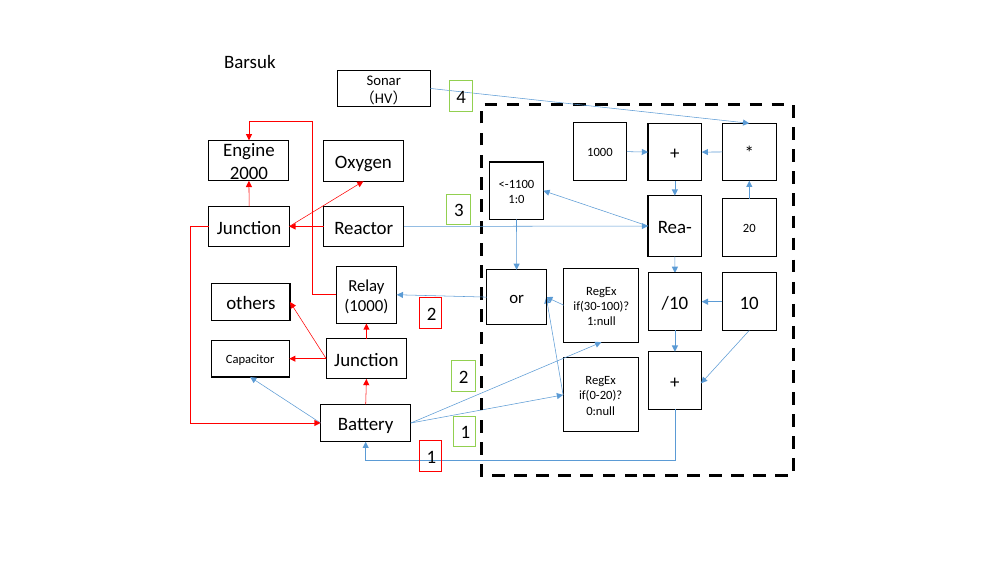
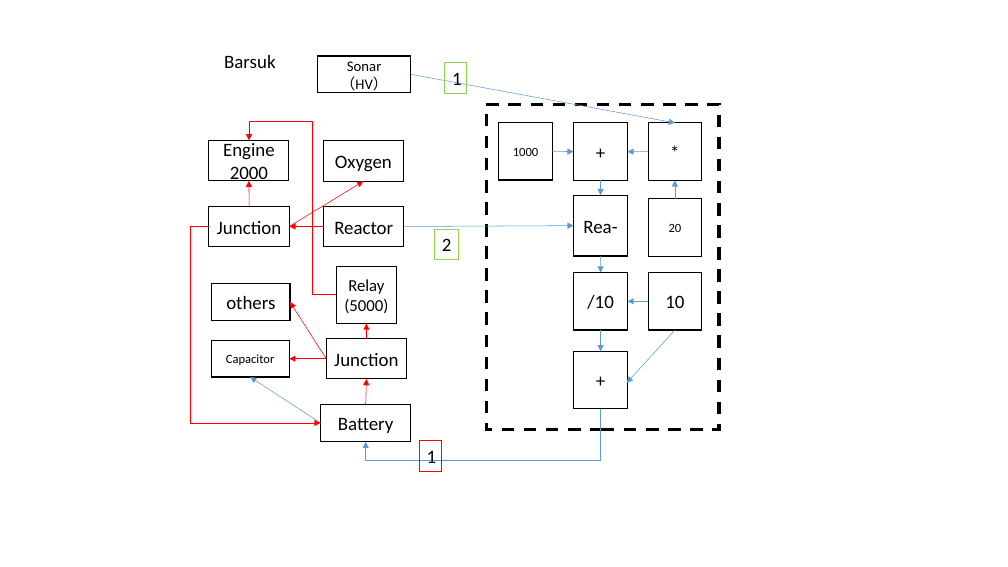
Before and after one commit to panhao4812/GameTools, a slide deck: slide 10 of BaroAngEditor/BaroAngEditor/mods/Lines.pptx. Drawn at 1008x567 pixels with LibreOffice and Linux fonts; fonts in the diff are those of the drawing. Boxes give left, top, right and bottom in pixels: in the first picture for what was removed or moved away, otherwise in the second. Text is boxed around its words. In the diff, an @@ line names an element or a change of style, - is before the commit and + after.

```diff
--- a/BaroAngEditor/BaroAngEditor/mods/Lines.pptx
+++ b/BaroAngEditor/BaroAngEditor/mods/Lines.pptx
@@ rectangle "Sonar（HV）": place and size @@
-rectangle "Sonar（HV）" at [337, 70, 430, 107]
+rectangle "Sonar（HV）" at [318, 56, 411, 92]
@@ arrow moved from (430, 88) - (749, 123) to (411, 74) - (675, 123) @@
@@ rectangle "1": place and size @@
-rectangle "1" at [454, 417, 476, 447]
+rectangle "1" at [445, 63, 467, 93]
@@ rectangle removed at [449, 81, 473, 111] @@
-4
@@ rectangle: place and size @@
-rectangle at [482, 105, 794, 476]
+rectangle at [486, 104, 719, 430]
@@ rectangle removed at [490, 162, 544, 219] @@
-<-1100
-1:0
@@ rectangle removed at [447, 194, 471, 225] @@
-3
@@ arrow removed from (648, 226) to (544, 191) @@
@@ 8 rectangles, 8 arrows: place and size @@
-8 rectangles, 8 arrows at [573, 123, 777, 409]
+8 rectangles, 8 arrows at [499, 123, 702, 409]
@@ arrow moved from (404, 227) - (648, 226) to (404, 227) - (574, 225) @@
@@ rectangle "2": place and size @@
-rectangle "2" at [451, 361, 476, 391]
+rectangle "2" at [435, 229, 459, 259]
@@ arrow removed from (516, 219) to (516, 270) @@
@@ rectangle removed at [564, 268, 639, 343] @@
-RegEx
-if(30-100)?
-1:null
@@ text in rectangle at [344, 299, 388, 313]: text changed @@
-(1000)
+(5000)
@@ arrow removed from (487, 297) to (397, 295) @@
@@ rectangle removed at [420, 298, 442, 328] @@
-2
@@ rectangle removed at [487, 270, 546, 324] @@
-or
@@ arrow removed from (564, 306) to (547, 297) @@
@@ arrow removed from (563, 395) to (547, 297) @@
@@ arrow removed from (411, 423) to (602, 343) @@
@@ rectangle removed at [563, 358, 638, 432] @@
-RegEx
-if(0-20)?
-0:null
@@ elbow arrow moved from (675, 409) - (366, 442) to (600, 409) - (366, 442) @@
@@ arrow removed from (411, 423) to (563, 395) @@
```
Also in this commit, not shown: 1 other slide changed, 17 other files.
